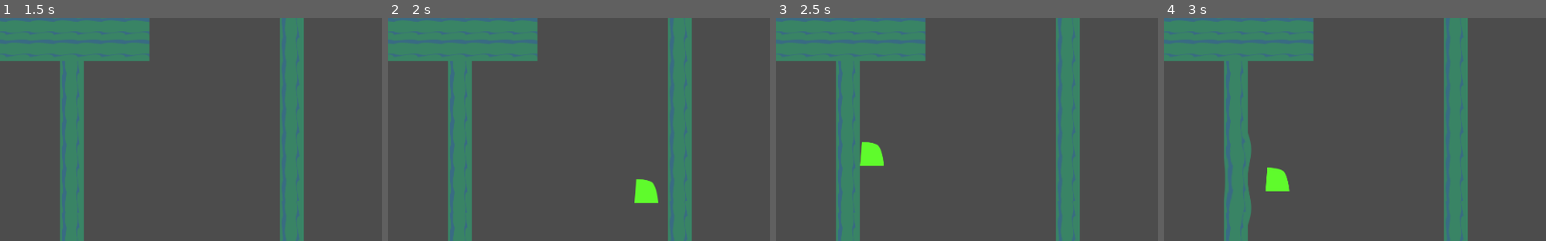
Above: before the commit, frames 1-4 (left to right).
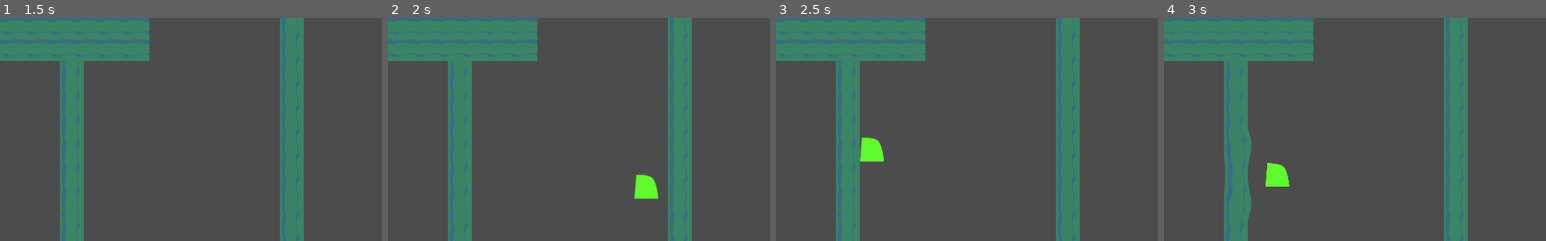
Above: after the commit, the same moments.

Repository: OsamaElHariri/oriks_lantern
Game: Godot game, scene res://gameplay/world/temp_level/TempLevel.tscn
Same seed, same stepped clock (60 frames per second), same inputs: the game is played once before the commit and once after it. The engine's default icon, where the game draws it, is replaced by a stand-in: a white triangle on a blue panel in a dark square.
Inputs:
- Up to frame 1 (1.5 s): hold C (jump) 0.53-1.28 s; hold Right (ui_right) from 0.53 s (still down); tap Enter at 1.25 s; tap X (dash) at 1.35 s
- Up to frame 2 (2 s): keep holding Right (ui_right); tap C (jump) at 1.52, 1.55, 1.82 s
- Up to frame 3 (2.5 s): release Right (ui_right) at 2.03 s; hold Left (ui_left) from 2.03 s (still down); hold C (jump) from 2.03 s (still down)
- Up to frame 4 (3 s): release Left (ui_left) at 2.78 s; release C (jump) at 2.78 s; hold Right (ui_right) from 2.78 s (still down); tap X (dash) at 2.85 s
The pictures show only the part of the screen within x 1-51%, y 50-100%; the shares and areas given below are measured in that part.

Frame 1 is identical in both runs. In frame 2, 0.3% of the frame differs, in the area x 64-71%, y 70-84%; in frame 3, 0.3%; in frame 4, 0.4%, in the area x 20-33%, y 50-92%.

Commit message:
Add cayote jump and early jump leniency

Diff:
--- a/gameplay/actor/movement/jump_movement/JumpMovement.gd
+++ b/gameplay/actor/movement/jump_movement/JumpMovement.gd
@@ -18,7 +18,10 @@
 	if move_collection.is_on_floor:
 		stop()
 
-	if move_collection.is_on_floor && move_collection.jump_just_pressed:
+	if can_jump(move_collection):
+		move_collection.jump_just_pressed_counter = INF
+		move_collection.on_floor_counter = INF
+		move_collection.stop_movement("GravityMovement")
 		current_strength = strength
 		near_wall = move_collection.target.near_wall
 
@@ -27,5 +30,18 @@
 
 	return Vector2(0, -current_strength * move_collection.time_multiplier)
 
+func can_jump(move_collection):
+	if move_collection.is_on_floor \
+	and move_collection.jump_just_pressed_counter < 0.1:
+		return true
+
+#	cayote jump
+	if move_collection.target.near_wall == null \
+	and move_collection.jump_just_pressed \
+	and move_collection.on_floor_counter < 0.15:
+		return true
+
+	return false
+
 func stop():
 	current_strength = 0
--- a/gameplay/actor/movement/move_collection/MoveCollection.gd
+++ b/gameplay/actor/movement/move_collection/MoveCollection.gd
@@ -29,6 +29,9 @@
 var dash_just_pressed = false
 var dash_just_released = false
 
+var jump_just_pressed_counter = INF
+var on_floor_counter = INF
+
 func _ready():
 	target = get_parent()
 	for child in get_children():
@@ -51,8 +54,8 @@
 	add_child(movement)
 	return movement
 
-func _physics_process(_delta):
-	update()
+func _physics_process(delta):
+	state_update(delta)
 
 	var updated_velocity = Vector2(0, 0)
 	for child in get_children():
@@ -64,7 +67,18 @@
 	var snap = Vector2.DOWN * 32 if !jump_just_pressed and should_snap else Vector2.ZERO
 	target.move_and_slide_with_snap(velocity, snap, Vector2(0, -1))
 
-func update():
+func state_update(delta):
+	input_update()
+	jump_just_pressed_counter += delta
+	on_floor_counter += delta
+
+	if jump_just_pressed:
+		jump_just_pressed_counter = 0
+
+	if is_on_floor:
+		on_floor_counter = 0
+
+func input_update():
 	is_on_floor = target.is_on_floor()
 	is_on_wall = target.is_on_wall()
 
@@ -85,6 +99,7 @@
 	dash_just_pressed = !lock_controls and Input.is_action_just_pressed("dash")
 	dash_just_released = !lock_controls and Input.is_action_just_released("dash")
 
+
 func on_player_dash_init():
 	emit_signal("player_dash_init")
 
--- a/gameplay/actor/player/player/Player.gd
+++ b/gameplay/actor/player/player/Player.gd
@@ -54,6 +54,7 @@
 	var movement = move_collection.add_follow_through_movement()
 	movement.strength = 550
 	movement.strength_decay = 100
+	can_summon_spirit = false
 
 	movement.direction = spirit_player.get_node('MoveCollection').velocity
 
--- a/gameplay/actor/player/player/Player.tscn
+++ b/gameplay/actor/player/player/Player.tscn
@@ -14,7 +14,7 @@
 extents = Vector2( 32, 32 )
 
 [sub_resource type="RectangleShape2D" id=2]
-extents = Vector2( 60, 28 )
+extents = Vector2( 54, 28 )
 
 [node name="Player" type="KinematicBody2D" groups=[
 "player",
--- a/gameplay/actor/player/spirit_player/SpiritPlayer.gd
+++ b/gameplay/actor/player/spirit_player/SpiritPlayer.gd
@@ -7,7 +7,7 @@
 var current_duration = 0
 
 func _ready():
-	$MoveCollection.update()
+	$MoveCollection.input_update()
 	$MoveCollection.connect("player_dash_init", self, "on_player_dash_init")
 
 
